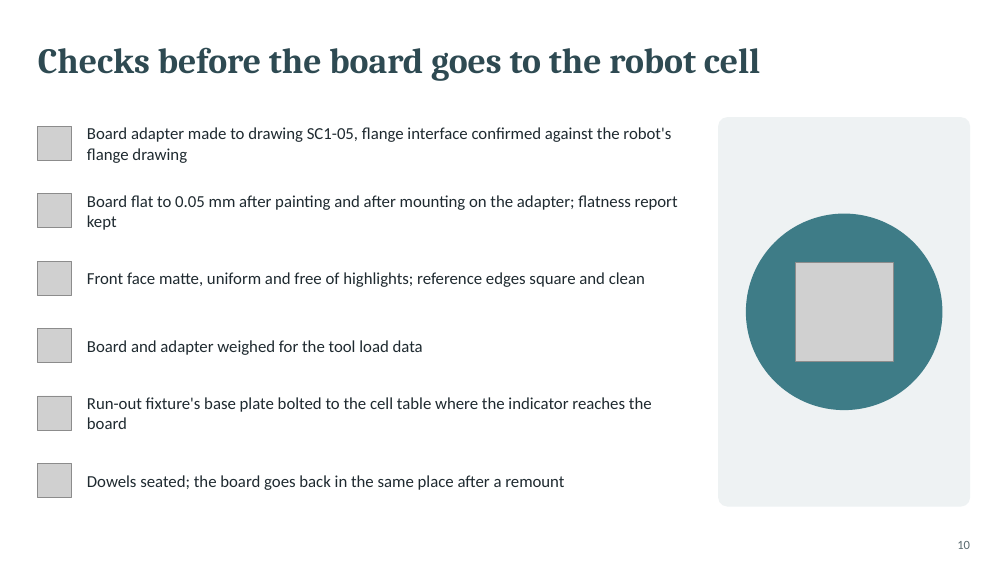
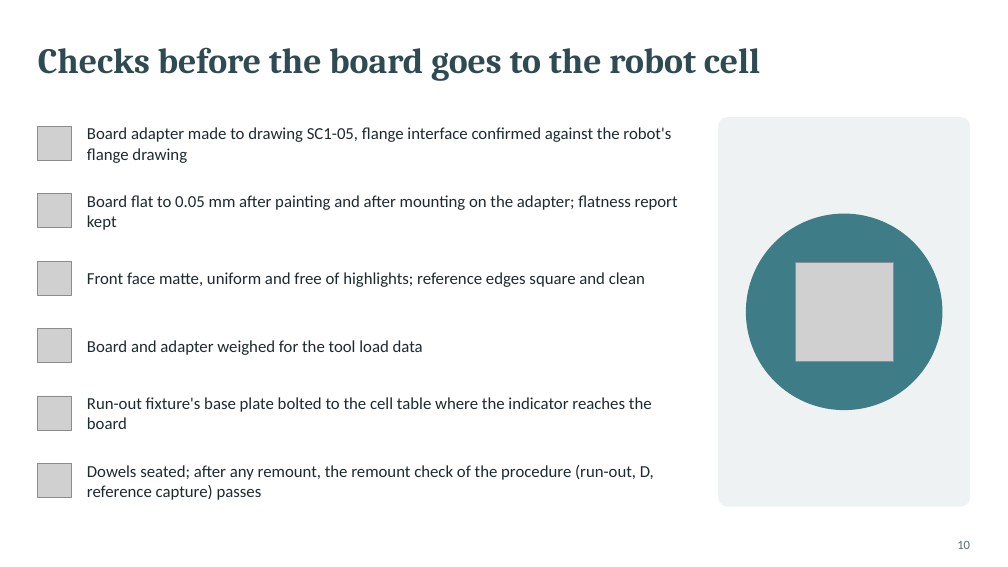
Before and after one commit to glibertyreach/plane_plane_registration, a slide deck: slide 10 of docs/presentations/registration_procurement_build.pptx. Drawn at 1008x567 pixels with LibreOffice and Linux fonts; fonts in the diff are those of the drawing; grey boxes stand for pictures. Boxes give left, top, right and bottom in pixels: in the first picture for what was removed or moved away, otherwise in the second. Text is boxed around its words. In the diff, an @@ line names an element or a change of style, - is before the commit and + after.

```diff
--- a/docs/presentations/registration_procurement_build.pptx
+++ b/docs/presentations/registration_procurement_build.pptx
@@ text at [87, 465, 654, 500]: text changed @@
-Dowels seated; the board goes back in the same place after a remount
+Dowels seated; after any remount, the remount check of the procedure (run-out, D, reference capture) passes
```
Also in this commit, not shown: 10 other files.
